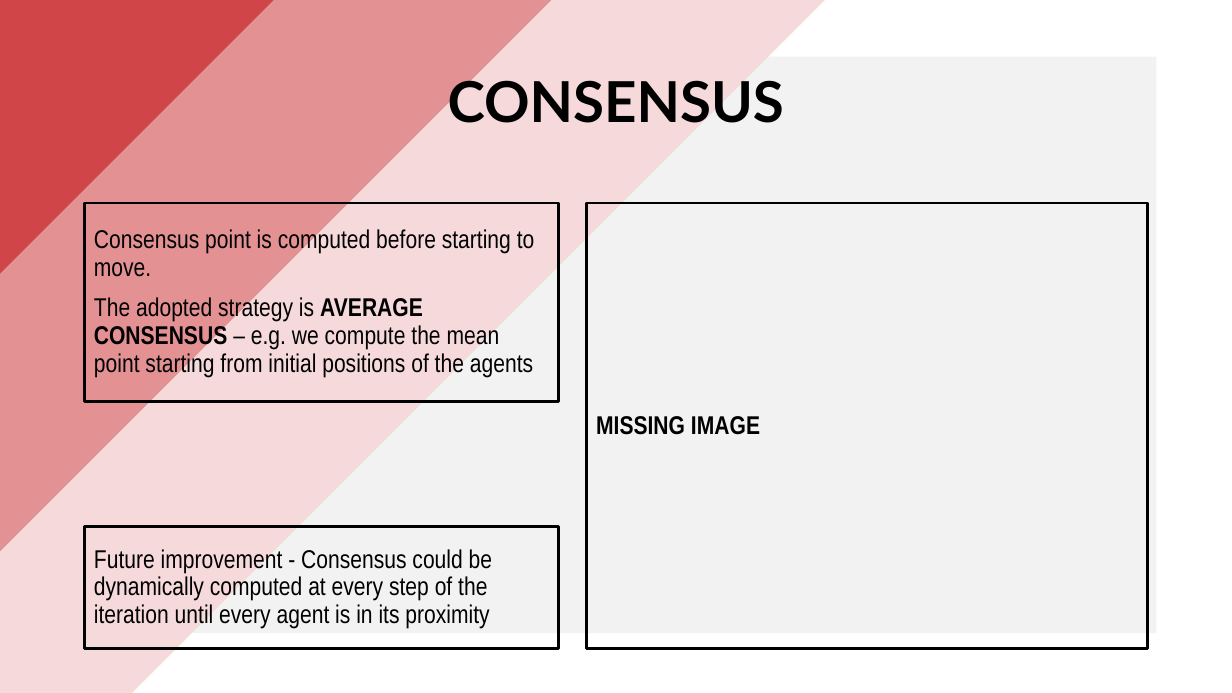
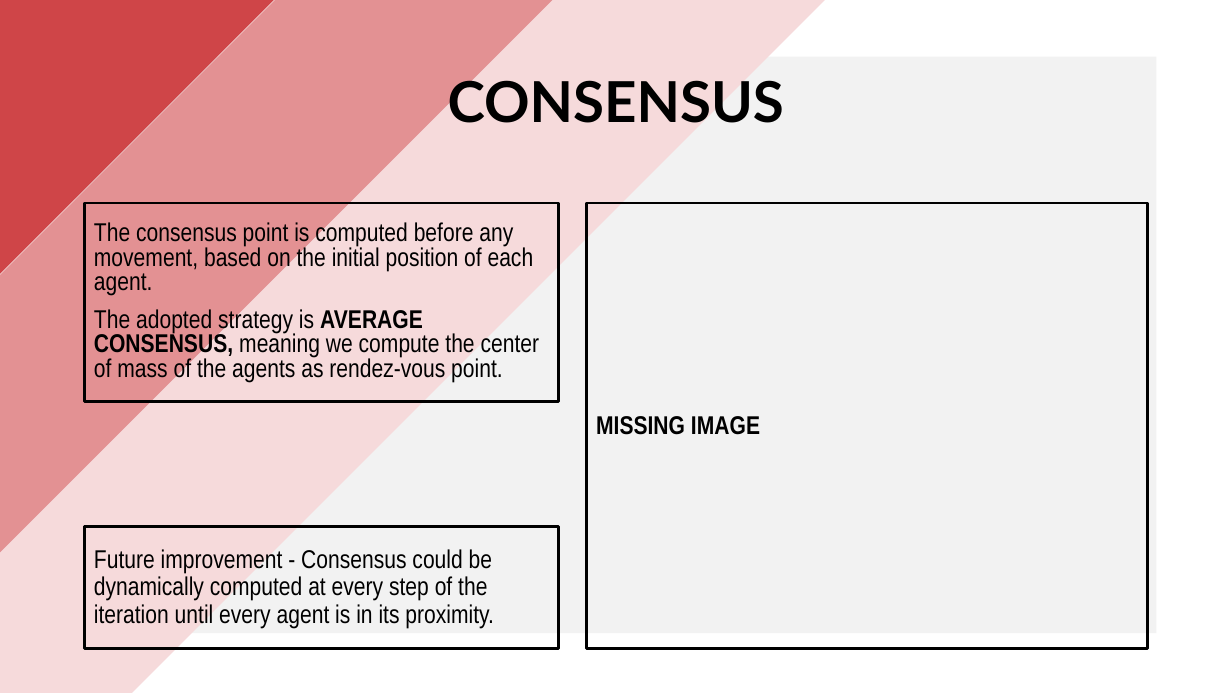
Before and after one commit to PippoGot/R-C2, a slide deck: slide 4 of documentation/presentation.pptx. Drawn at 1232x693 pixels with LibreOffice and Linux fonts; fonts in the diff are those of the drawing. Boxes give left, top, right and bottom in pixels: in the first picture for what was removed or moved away, otherwise in the second. Text is boxed around its words. In the diff, an @@ line names an element or a change of style, - is before the commit and + after.

```diff
--- a/documentation/presentation.pptx
+++ b/documentation/presentation.pptx
@@ text at box(94, 220, 540, 383): text changed @@
-Consensus point is computed before starting to move.
-The adopted strategy is AVERAGE CONSENSUS – e.g. we compute the mean point starting from initial positions of the agents
+The consensus point is computed before any movement, based on the initial position of each agent.
+The adopted strategy is AVERAGE CONSENSUS, meaning we compute the center of mass of the agents as rendez-vous point.
@@ text in rectangle at box(94, 549, 494, 629): text changed @@
-Future improvement - Consensus could be dynamically computed at every step of the iteration until every agent is in its proximity
+Future improvement - Consensus could be dynamically computed at every step of the iteration until every agent is in its proximity.
```
Also in this commit, not shown: 8 other slides changed, 6 slides added, 1 other file.
